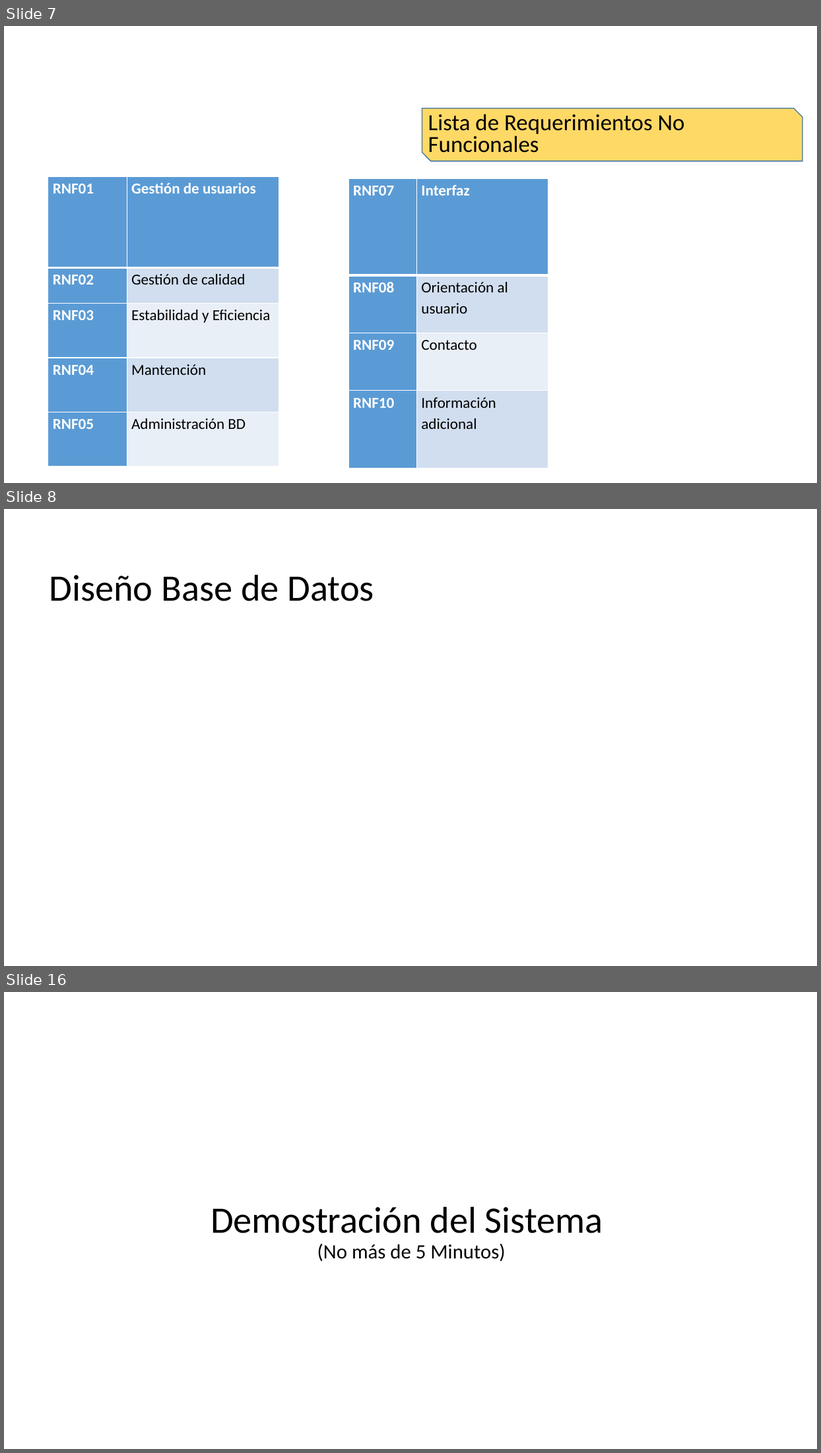
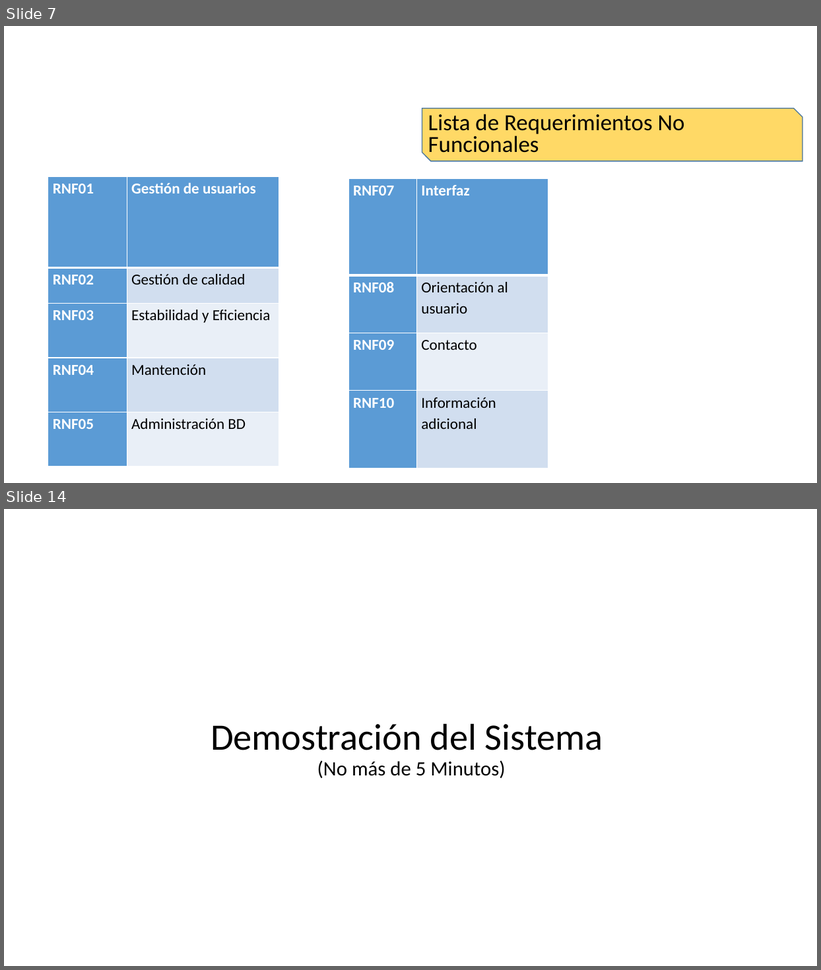
Before and after one commit to hugoaraya/Portafolio_2.0, a slide deck: Evidencias Documentales/Presentacion/Presentación-Portafolio-Proyecto_Hostal_2018 .pptx. Shown one above the other, each under a label of ours: slides 7, 8 and 16 before the commit, slides 7 and 14 after it; the slides between them are not shown. The pictures are 821x1453 and 821x970 pixels, drawn with LibreOffice and Linux fonts; fonts in the diff are those of the drawing; background and template pictures are left out. Boxes give left, top, right and bottom in pixels: in the first picture for what was removed or moved away, otherwise in the second. Text is boxed around its words. In the diff, an @@ line names an element or a change of style, - is before the commit and + after.

```diff
--- a/Evidencias Documentales/Presentacion/Presentación-Portafolio-Proyecto_Hostal_2018 .pptx
+++ b/Evidencias Documentales/Presentacion/Presentación-Portafolio-Proyecto_Hostal_2018 .pptx
@@ slide 8 removed at (4, 509, 817, 966), background picture (left out) @@
@@ title removed at (49, 574, 374, 601) @@
-Diseño Base de Datos
@@ what was slide 16 is now slide 14 @@
```
Also in this commit, not shown: 4 slides changed, 3 slides added, 2 other slides removed, 2 other files.
